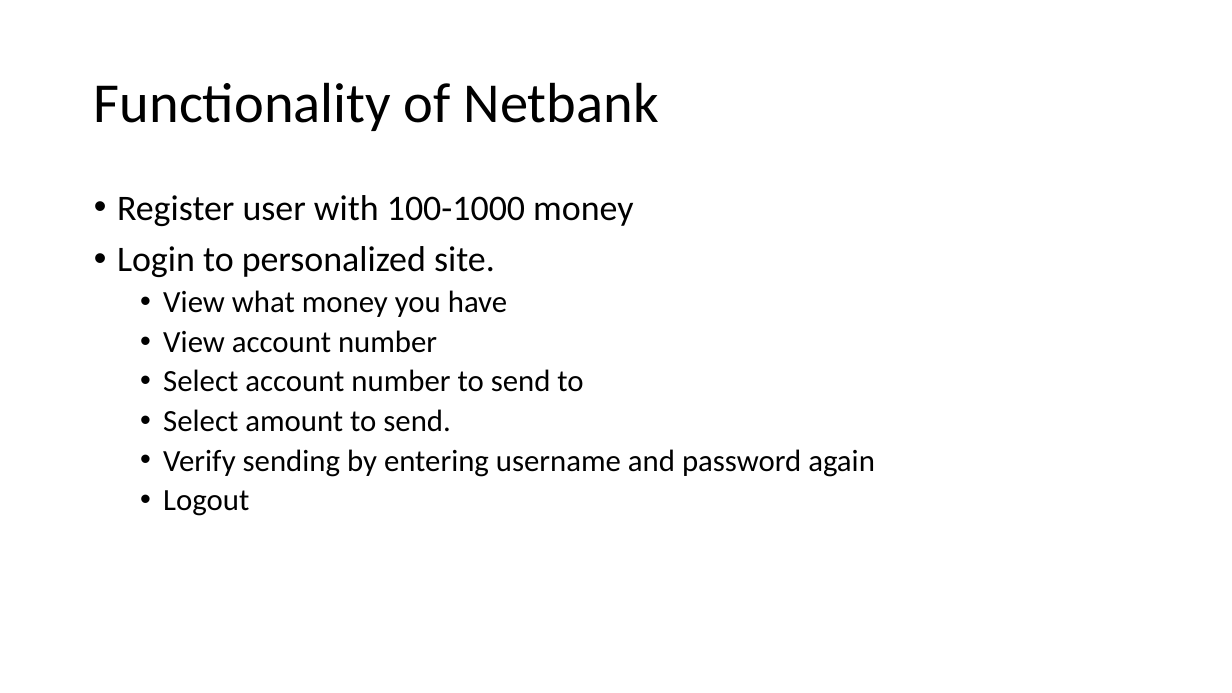
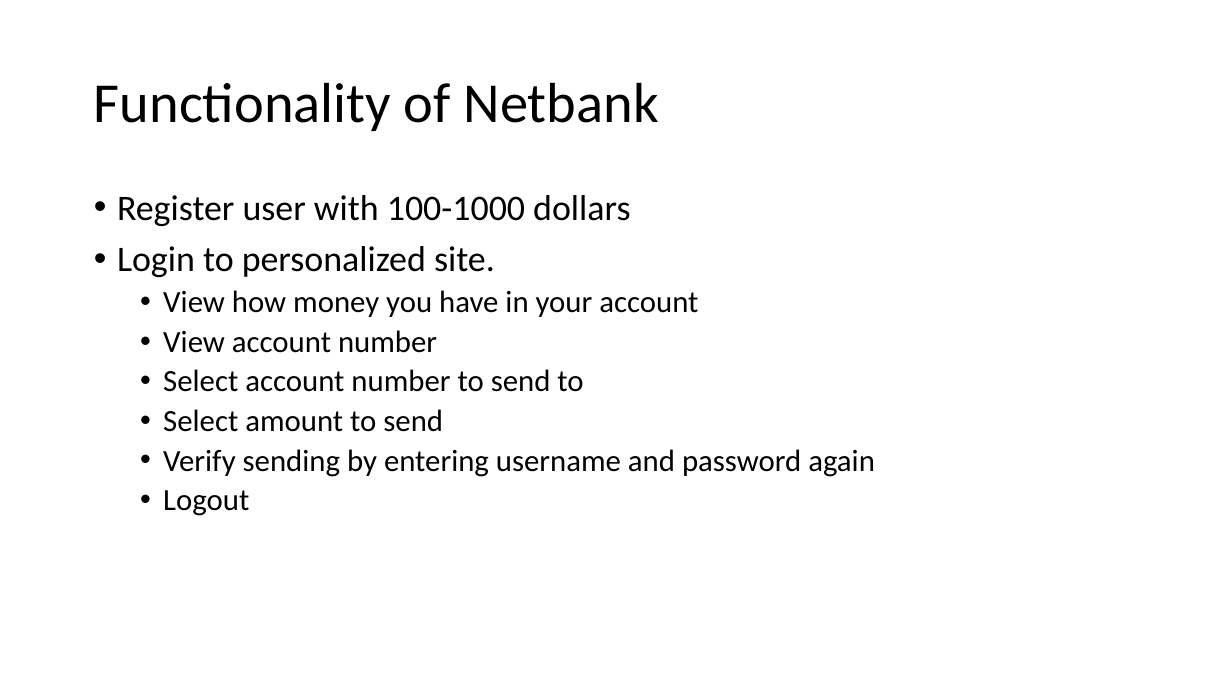
Before and after one commit to jkunnas58/dat250_netbank_fall_2020, a slide deck: slide 4 of Project_report_group_9.pptx. Drawn at 1232x693 pixels with LibreOffice and Linux fonts; fonts in the diff are those of the drawing. Boxes give left, top, right and bottom in pixels: in the first picture for what was removed or moved away, otherwise in the second. Text is boxed around its words. In the diff, an @@ line names an element or a change of style, - is before the commit and + after.

```diff
--- a/Project_report_group_9.pptx
+++ b/Project_report_group_9.pptx
@@ text at (117, 195, 630, 226): text changed @@
-• Register user with 100-1000 money
+• Register user with 100-1000 dollars
@@ text at (163, 290, 698, 317): text changed @@
-  • View what money you have
+  • View how money you have in your account
@@ text at (163, 409, 443, 432): text changed @@
-  • Select amount to send.
+  • Select amount to send
```
Also in this commit, not shown: 7 other slides changed.
